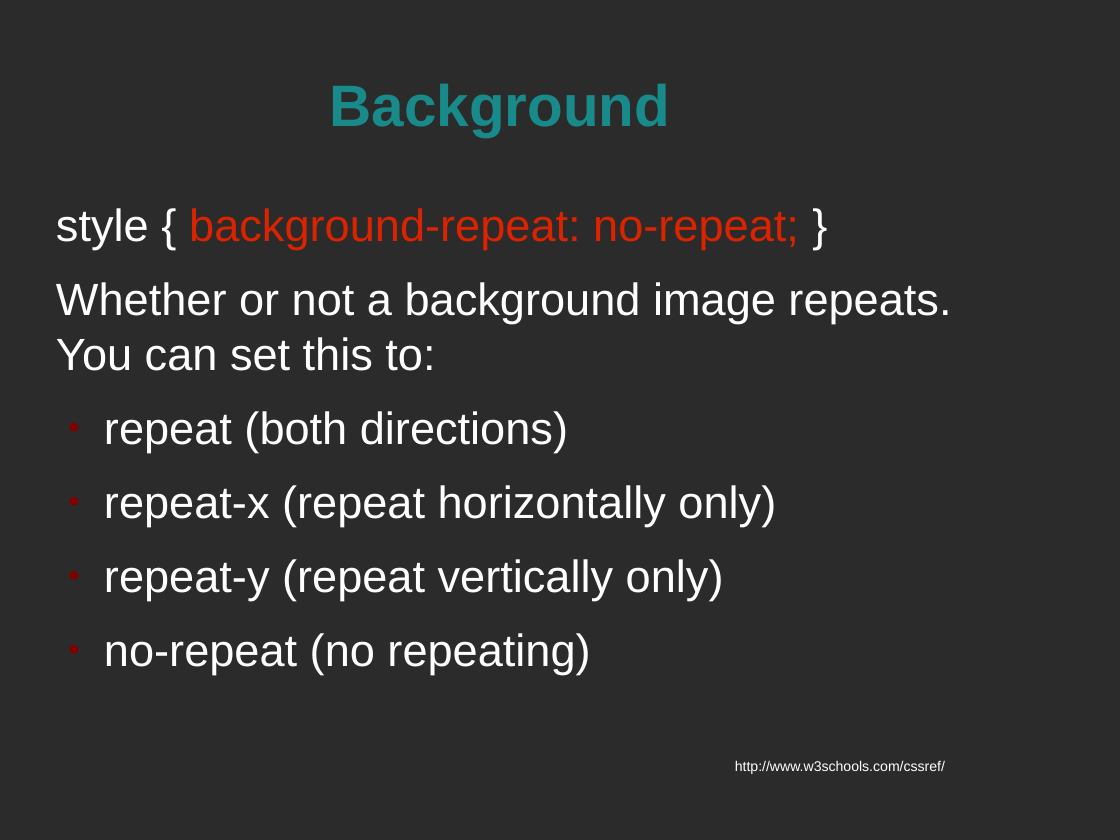
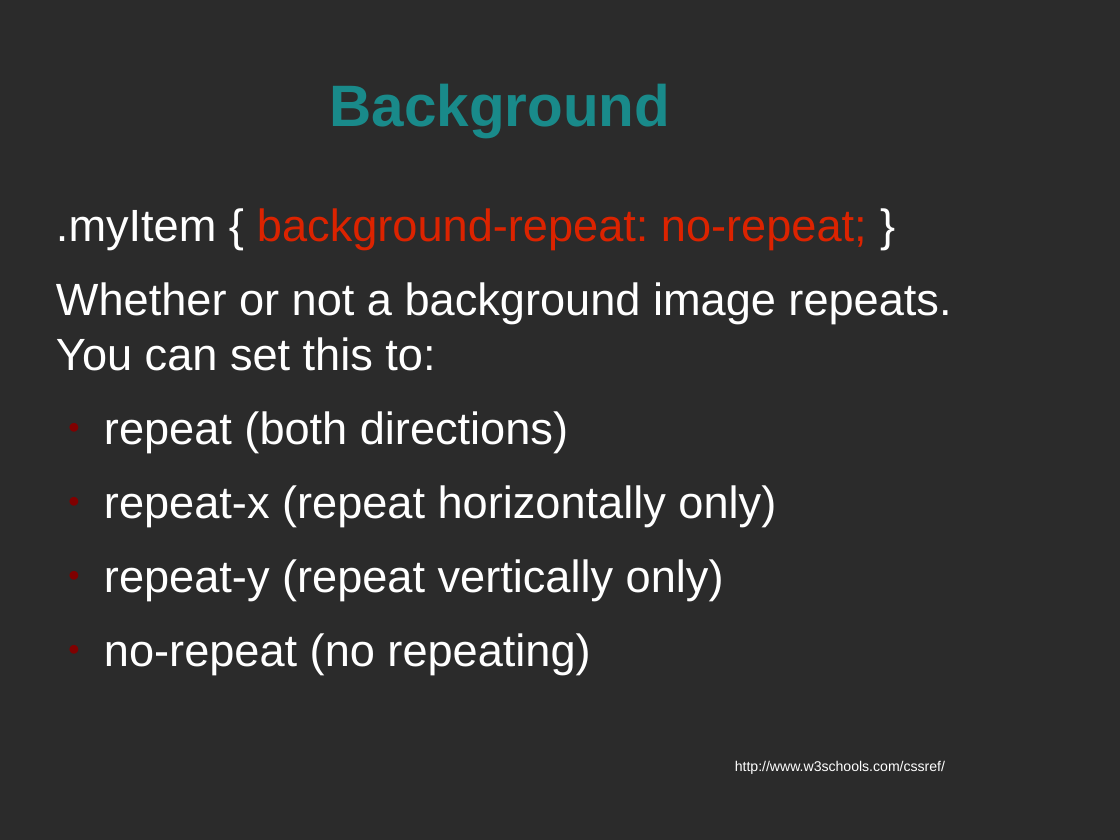
Before and after one commit to spellbindguy/Web-Development, a slide deck: slide 9 of Lectures/04 CSS/CSS Styles.odp. Drawn at 1120x840 pixels with LibreOffice and Linux fonts; fonts in the diff are those of the drawing; background and template pictures are left out; a plain dark background stands for a picture behind light text. Boxes give left, top, right and bottom in pixels: in the first picture for what was removed or moved away, otherwise in the second. Text is boxed around its words. In the diff, an @@ line names an element or a change of style, - is before the commit and + after.

```diff
--- a/Lectures/04 CSS/CSS Styles.odp
+++ b/Lectures/04 CSS/CSS Styles.odp
@@ text at [56,208,867,250]: text changed @@
-style { background-repeat: no-repeat; }
+.myItem { background-repeat: no-repeat; }
```
Also in this commit, not shown: 30 other slides changed, 38 slides added, 2 slides removed, 1 other file.
